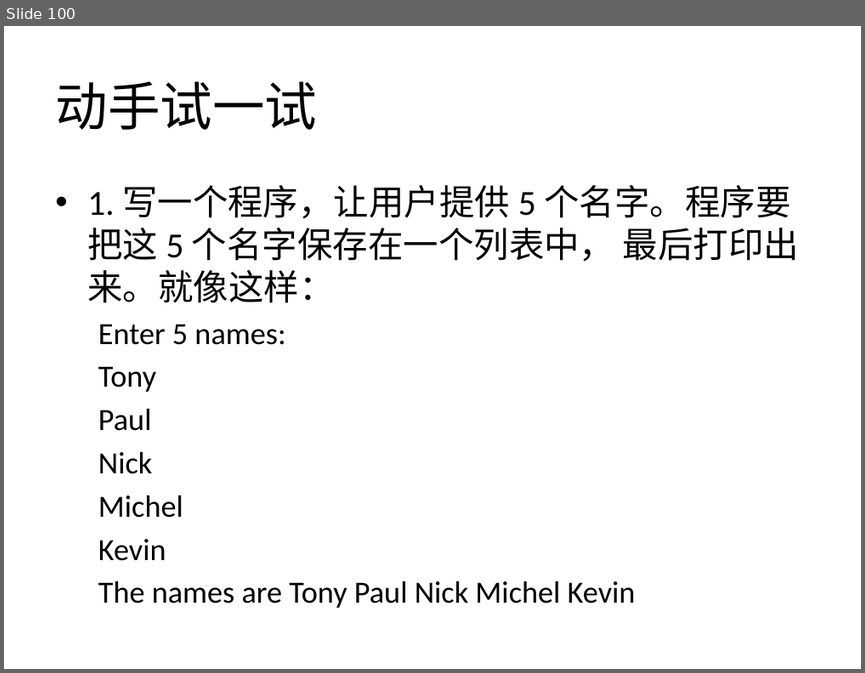
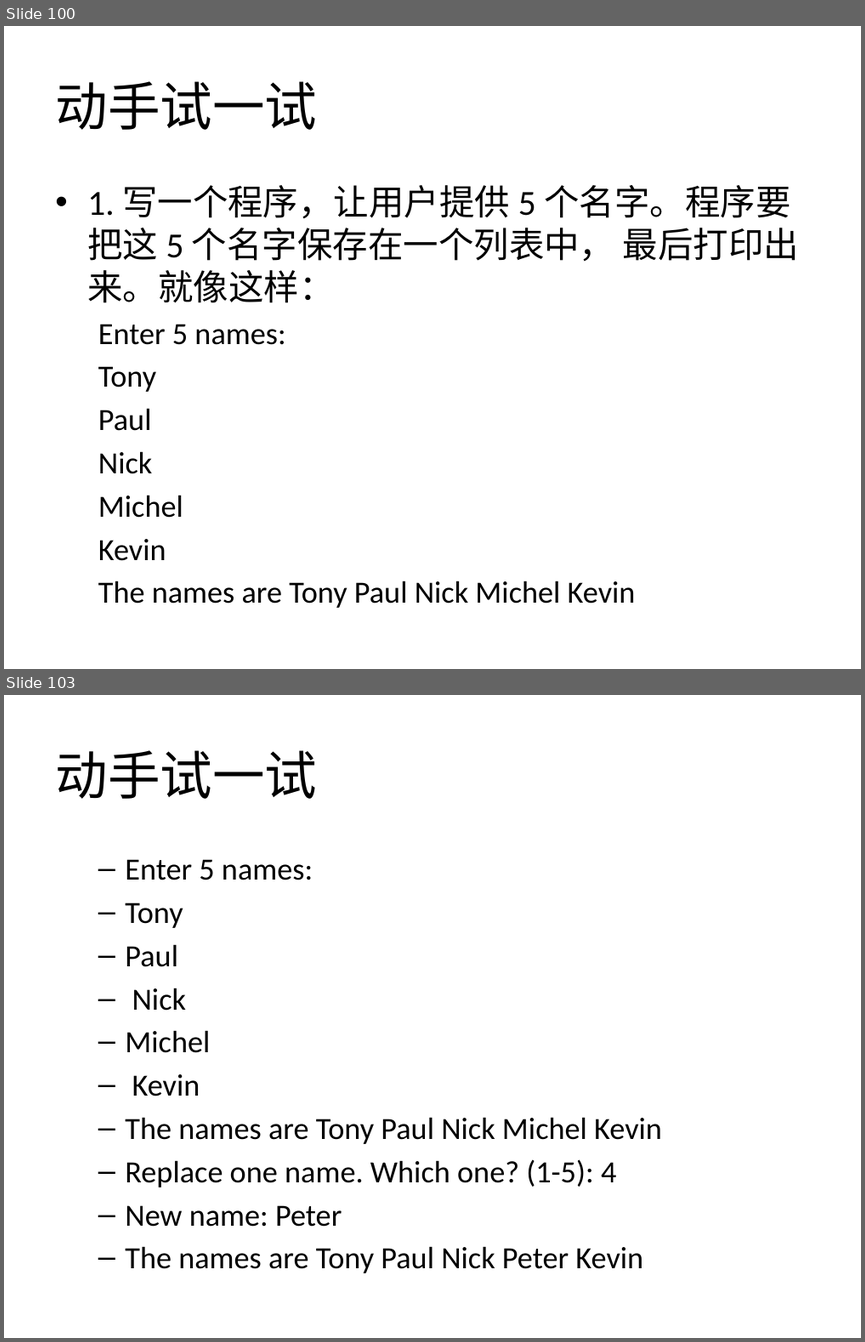
Before and after one commit to zhinan18/Python3, a slide deck: readme/Python3.pptx. Shown one above the other, each under a label of ours: slide 100 before the commit, slides 100 and 103 after it; the slides between them are not shown. The pictures are 865x673 and 865x1342 pixels, drawn with LibreOffice and Linux fonts; fonts in the diff are those of the drawing. Boxes give left, top, right and bottom in pixels: in the first picture for what was removed or moved away, otherwise in the second. Text is boxed around its words. In the diff, an @@ line names an element or a change of style, - is before the commit and + after.

```diff
--- a/readme/Python3.pptx
+++ b/readme/Python3.pptx
@@ slide 103 added at [4, 695, 861, 1338], background #FFFFFF @@
@@ title added at [55, 750, 317, 799], 44 pt, text #000000 @@
+动手试一试
@@ text added at [125, 859, 662, 1273], 25.9 pt, text #000000 @@
+  – Enter 5 names:
+  – Tony
+  – Paul
+  – Nick
+  – Michel
+  – Kevin
+  – The names are Tony Paul Nick Michel Kevin
+  – Replace one name. Which one? (1-5): 4
+  – New name: Peter
+  – The names are Tony Paul Nick Peter Kevin
```
Also in this commit, not shown: 15 other slides added, 11 other files.
